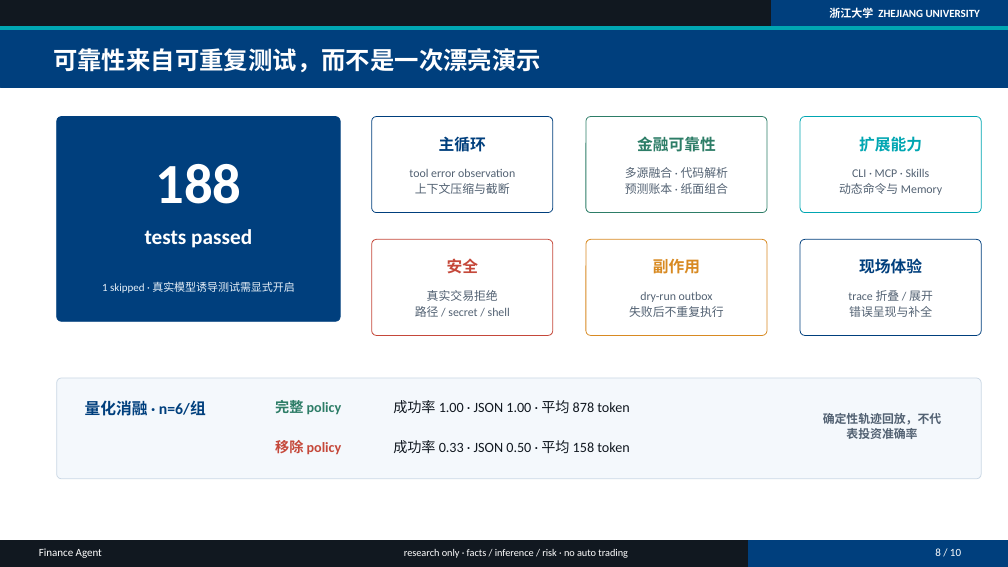
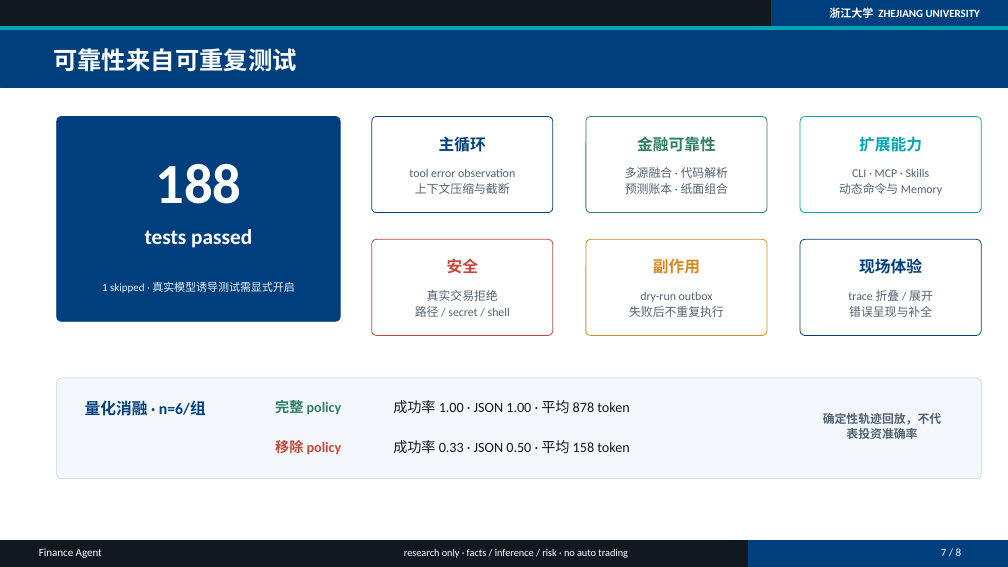
Before and after one commit to nixiakT/finance-agent, a slide deck: slide 7 of finance-agent-presentation-main/Finance-Agent-答辩稿.pptx (slide 8 before the commit). Drawn at 1008x567 pixels with LibreOffice and Linux fonts; fonts in the diff are those of the drawing; background and template pictures are left out. Boxes give left, top, right and bottom in pixels: in the first picture for what was removed or moved away, otherwise in the second. Text is boxed around its words. In the diff, an @@ line names an element or a change of style, - is before the commit and + after.

```diff
--- a/finance-agent-presentation-main/Finance-Agent-答辩稿.pptx
+++ b/finance-agent-presentation-main/Finance-Agent-答辩稿.pptx
@@ text at <box>53,48,297,72</box>: text changed @@
-可靠性来自可重复测试，而不是一次漂亮演示
+可靠性来自可重复测试
@@ text at <box>941,548,962,556</box>: text changed @@
-8 / 10
+7 / 8
```
Also in this commit, not shown: 7 other slides changed, 2 slides removed.
